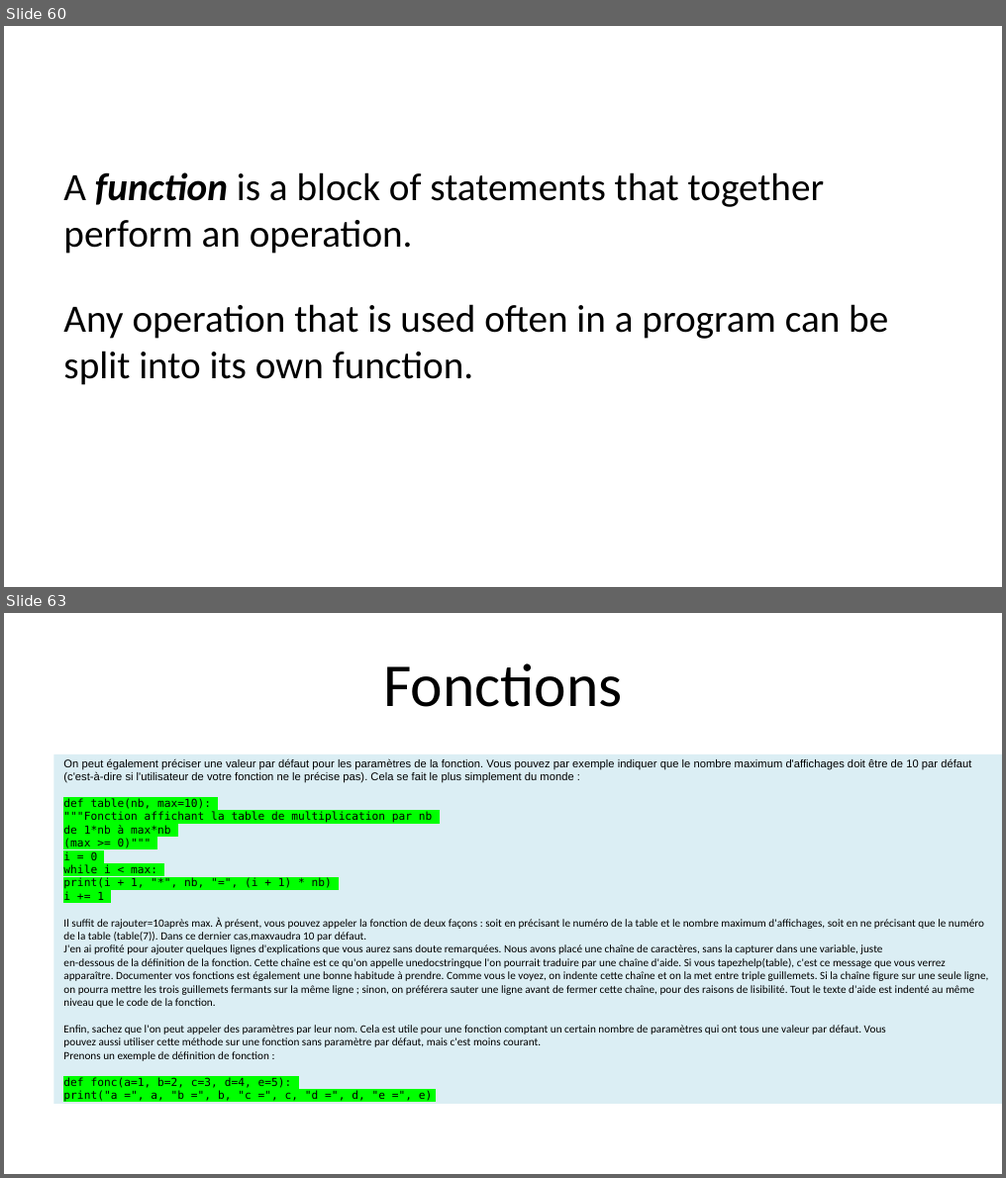
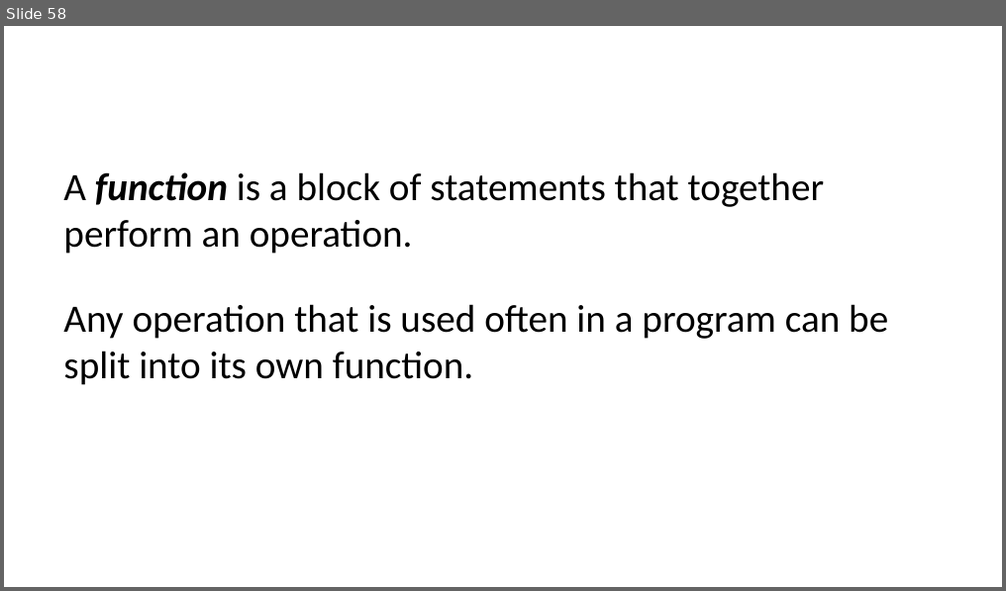
Before and after one commit to julienPalleau/Udemy, a slide deck: PythonParLaPratique 101 exercices/Python in 90 minutes [Enregistrement automatique].pptx. Shown one above the other, each under a label of ours: slides 60 and 63 before the commit, slide 58 after it; the slides between them are not shown. The pictures are 1006x1178 and 1006x591 pixels, drawn with LibreOffice and Linux fonts; fonts in the diff are those of the drawing. Boxes give left, top, right and bottom in pixels: in the first picture for what was removed or moved away, otherwise in the second. Text is boxed around its words. In the diff, an @@ line names an element or a change of style, - is before the commit and + after.

```diff
--- a/PythonParLaPratique 101 exercices/Python in 90 minutes [Enregistrement automatique].pptx
+++ b/PythonParLaPratique 101 exercices/Python in 90 minutes [Enregistrement automatique].pptx
@@ slide 63 removed at (x1=4, y1=613, x2=1002, y2=1174), background #FFFFFF @@
@@ title removed at (x1=383, y1=663, x2=622, y2=707) @@
-Fonctions
@@ text removed at (x1=63, y1=759, x2=989, y2=1102) @@
-On peut également préciser une valeur par défaut pour les paramètres de la fonction. Vous pouvez par exemple indiquer que le nombre maximum d'affichages doit être de 10 par défaut
-(c'est-à-dire si l'utilisateur de votre fonction ne le précise pas). Cela se fait le plus simplement du monde :
-def table(nb, max=10):
-"""Fonction affichant la table de multiplication par nb
-de 1*nb à max*nb
-(max >= 0)"""
-i = 0
-while i < max:
-print(i + 1, "*", nb, "=", (i + 1) * nb)
-i += 1
-Il suffit de rajouter=10après max. À présent, vous pouvez appeler la fonction de deux façons : soit en précisant le numéro de la table et le nombre maximum d'affichages, soit en ne précisant que le numéro
-de la table (table(7)). Dans ce dernier cas,maxvaudra 10 par défaut.
-J'en ai profité pour ajouter quelques lignes d'explications que vous aurez sans doute remarquées. Nous avons placé une chaîne de caractères, sans la capturer dans une variable, juste
-en-dessous de la définition de la fonction. Cette chaîne est ce qu'on appelle unedocstringque l'on pourrait traduire par une chaîne d'aide. Si vous tapezhelp(table), c'est ce message que vous verrez
-apparaître. Documenter vos fonctions est également une bonne habitude à prendre. Comme vous le voyez, on indente cette chaîne et on la met entre triple guillemets. Si la chaîne figure sur une seule ligne,
-on pourra mettre les trois guillemets fermants sur la même ligne ; sinon, on préférera sauter une ligne avant de fermer cette chaîne, pour des raisons de lisibilité. Tout le texte d'aide est indenté au même
-niveau que le code de la fonction.
-Enfin, sachez que l'on peut appeler des paramètres par leur nom. Cela est utile pour une fonction comptant un certain nombre de paramètres qui ont tous une valeur par défaut. Vous
-pouvez aussi utiliser cette méthode sur une fonction sans paramètre par défaut, mais c'est moins courant.
-Prenons un exemple de définition de fonction :
-def fonc(a=1, b=2, c=3, d=4, e=5):
-print("a =", a, "b =", b, "c =", c, "d =", d, "e =", e)
@@ what was slide 60 is now slide 58 @@
```
Also in this commit, not shown: 2 slides changed, 1 slide added, 6 other slides removed.
